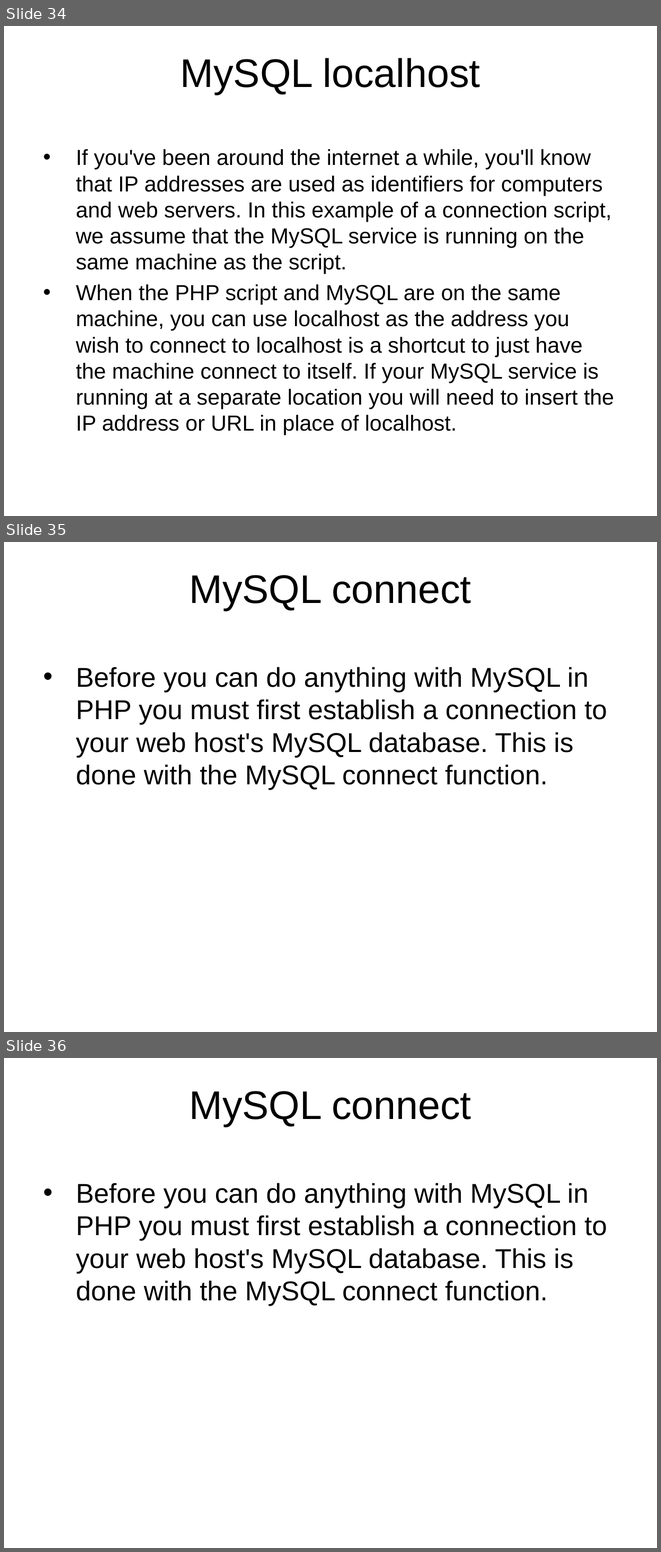
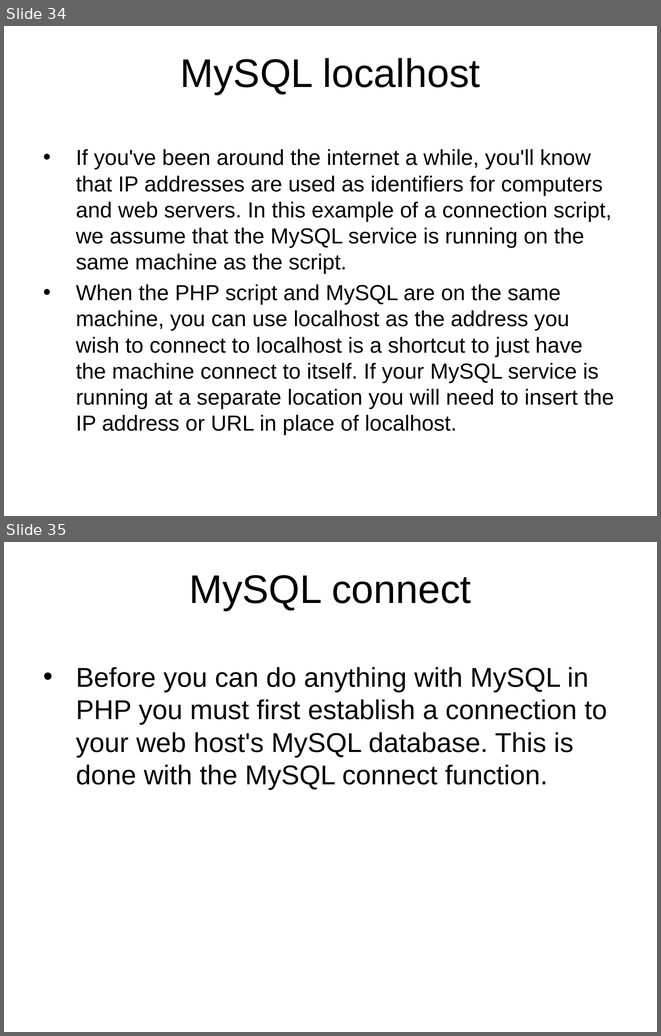
Before and after one commit to pingovn/pingo-webbasic-with-php, a slide deck: slides/Pingo - PHP Basics - Database - MySQL.pptx. Shown one above the other, each under a label of ours: slides 34, 35 and 36 before the commit, slides 34 and 35 after it. The pictures are 661x1552 and 661x1036 pixels, drawn with LibreOffice and Linux fonts; fonts in the diff are those of the drawing; background and template pictures are left out. Boxes give left, top, right and bottom in pixels: in the first picture for what was removed or moved away, otherwise in the second. Text is boxed around its words. In the diff, an @@ line names an element or a change of style, - is before the commit and + after.

```diff
--- a/slides/Pingo - PHP Basics - Database - MySQL.pptx
+++ b/slides/Pingo - PHP Basics - Database - MySQL.pptx
@@ slide 35 removed at (x1=4, y1=542, x2=657, y2=1032), background picture (left out) @@
@@ title removed at (x1=189, y1=575, x2=471, y2=610) @@
-MySQL connect
@@ text removed at (x1=76, y1=667, x2=607, y2=790) @@
-• Before you can do anything with MySQL in PHP you must first establish a connection to your web host's MySQL database. This is done with the MySQL connect function.
@@ what was slide 36 is now slide 35 @@
```
Also in this commit, not shown: 8 slides changed, 3 other slides removed.
